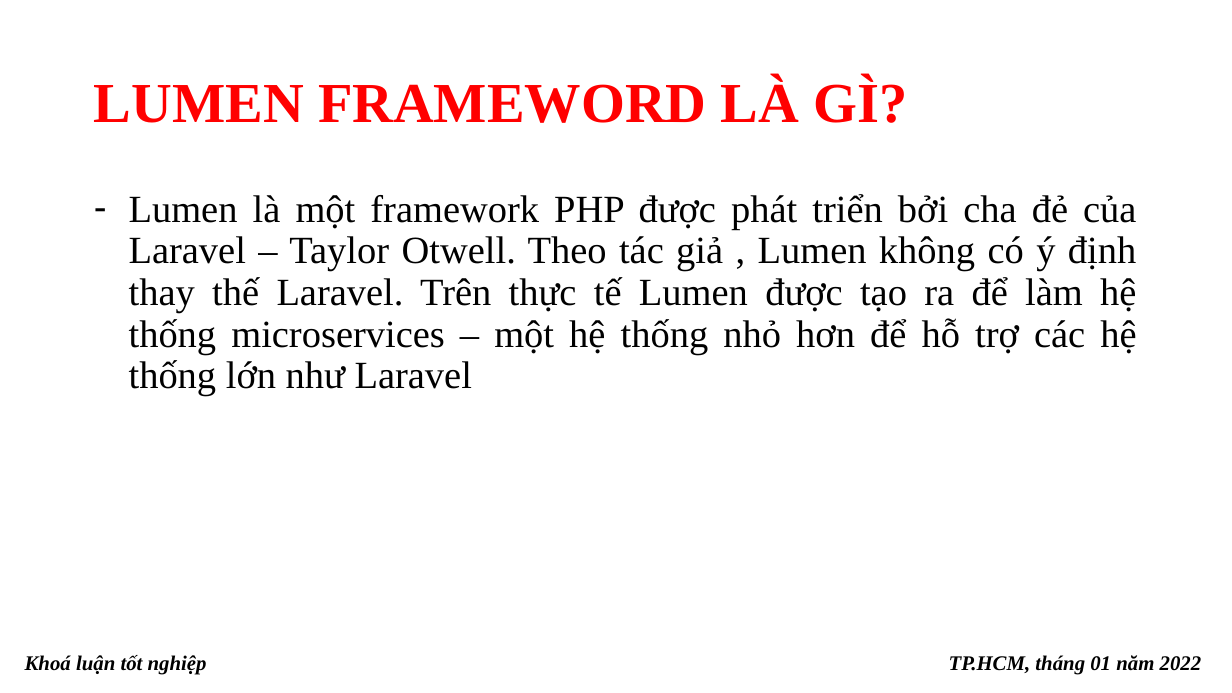
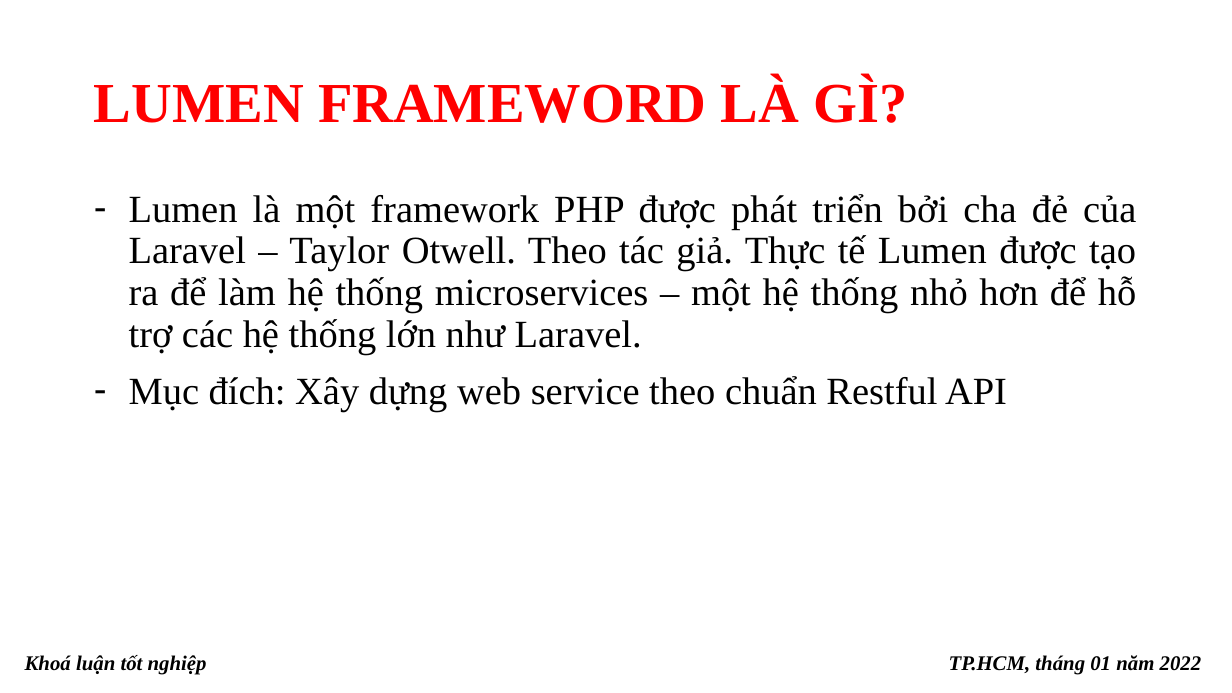
Before and after one commit to khoaluantotnghiep-09dhth-hufi/baocao, a slide deck: slide 10 of ppBaoCao_2.pptx (slide 9 before the commit). Drawn at 1232x693 pixels with LibreOffice and Linux fonts; fonts in the diff are those of the drawing. Boxes give left, top, right and bottom in pixels: in the first picture for what was removed or moved away, otherwise in the second. Text is boxed around its words. In the diff, an @@ line names an element or a change of style, - is before the commit and + after.

```diff
--- a/ppBaoCao_2.pptx
+++ b/ppBaoCao_2.pptx
@@ text at (x1=129, y1=194, x2=1136, y2=412): text changed @@
-– Lumen là một framework PHP được phát triển bởi cha đẻ của Laravel – Taylor Otwell. Theo tác giả , Lumen không có ý định thay thế Laravel. Trên thực tế Lumen được tạo ra để làm hệ thống microservices – một hệ thống nhỏ hơn để hỗ trợ các hệ thống lớn như Laravel
+– Lumen là một framework PHP được phát triển bởi cha đẻ của Laravel – Taylor Otwell. Theo tác giả. Thực tế Lumen được tạo ra để làm hệ thống microservices – một hệ thống nhỏ hơn để hỗ trợ các hệ thống lớn như Laravel.
+– Mục đích: Xây dựng web service theo chuẩn Restful API
```
Also in this commit, not shown: 5 other slides changed, 2 slides added, 1 other file.
